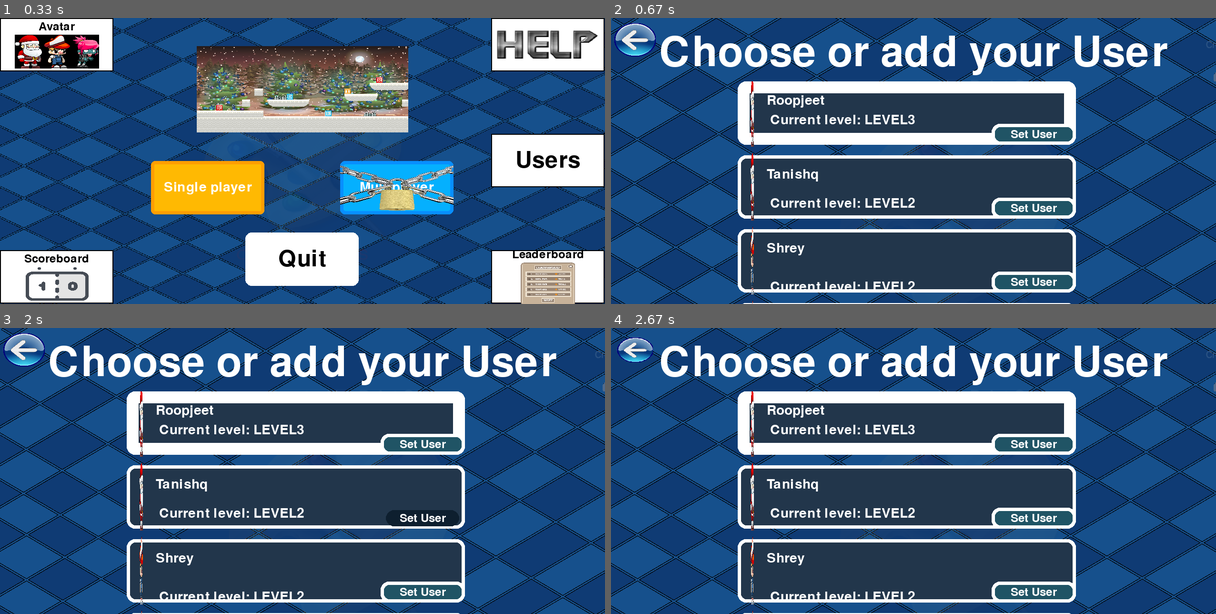
Above: before the commit, frames 1-4 (two rows, left to right).
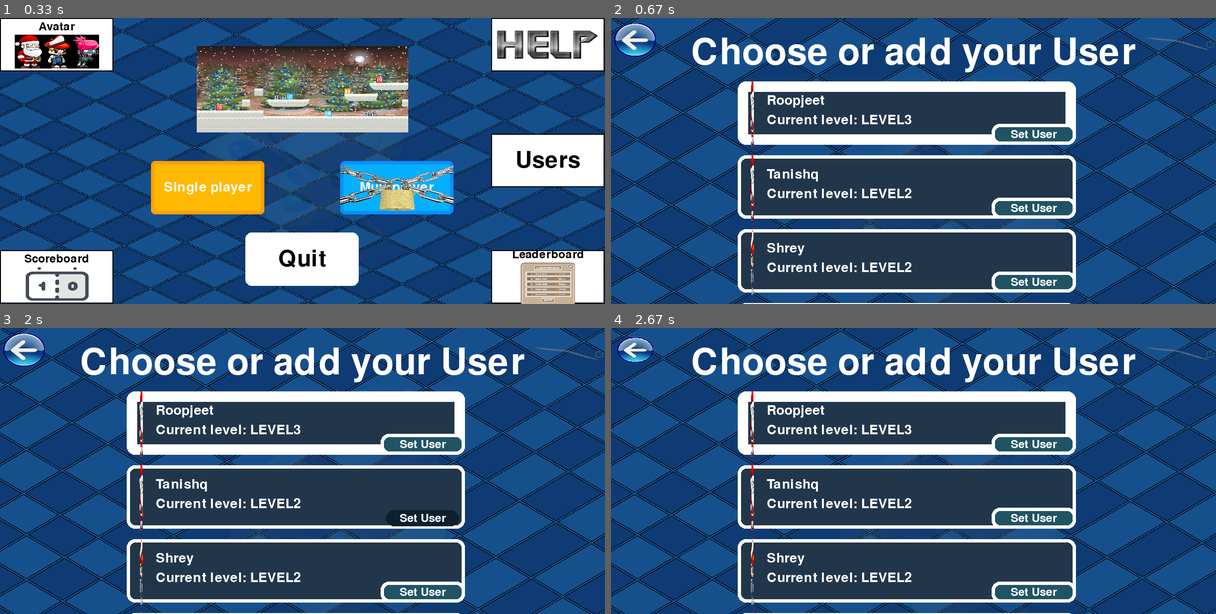
Above: after the commit, the same moments.

Repository: RoopjeetSingh/Platformer-Word-game
Game: pygame game, started from menu.py
Two runs of this game, one before a commit and one after it. Both use one fixed random seed, a clock stepped at 60 frames per second and the inputs below.
Inputs (mouse positions are in pixels of both pictures, inside the frame that each line leads up to):
- Up to frame 1 (0.33 s): no input
- Up to frame 2 (0.67 s): click (1203, 161) at 0.38 s
- Up to frame 3 (2 s): click "Set User" at 0.72 s; click "Roopjeet" at 1.05 s; press the mouse at (423, 516) at 1.92 s
- Up to frame 4 (2.67 s): move the mouse to (925, 439) at 2.02 s; release the mouse at (816, 362) at 2.15 s; press the mouse at (1034, 445) at 2.25 s; move the mouse to (883, 433) at 2.35 s; release the mouse at (732, 425) at 2.48 s; press the mouse at (635, 350) at 2.58 s

Frame 1 is identical in both runs. In frame 2, 6.2% of the frame differs, in the area x 8-100%, y 6-95%; in frame 3, 6.2%; in frame 4, 6.2%.

Commit message:
Update users.py

Diff:
--- a/users.py
+++ b/users.py
@@ -171,7 +171,7 @@
         level_font.append(font.render("Current level: " + current_level.upper(), True, (255, 255, 255)))
 
     add_user = ui_tools.Button(
-        (users_button_list[-1].rect.centerx - 120, users_button_list[-1].rect.bottom + 16, 240, 50),
+        (users_button_list[-1].rect.centerx - int(ss.SCREEN_WIDTH / 11.92), users_button_list[-1].rect.bottom + int(ss.SCREEN_WIDTH / 89.375), int(ss.SCREEN_WIDTH / 5.96), int(ss.SCREEN_WIDTH / 28.6)),
         (34, 54, 75), create_user,
         text="Add User", clicked_color=(14, 31, 47), hover_color=(28, 48, 65),
         border_color=(255, 255, 255), border_radius=int(ss.SCREEN_WIDTH / 71.5))
@@ -180,25 +180,25 @@
 
     # scrolling
     go_down = pygame.transform.scale(pygame.image.load("images/Menu_page/i02_next_button.png").convert_alpha(),
-                                     (100, 150))
+                                     (int(ss.SCREEN_WIDTH / 143), int(ss.SCREEN_WIDTH / 9.533)))
     disabled_go_down = pygame.transform.scale(
         pygame.image.load("images/Menu_page/i01_next_button.png").convert_alpha(),
-        (100, 150))
-    go_down = pygame.transform.rotate(go_down, -90)
-    disabled_go_down = pygame.transform.rotate(disabled_go_down, -90)
+        (int(ss.SCREEN_WIDTH / 143), int(ss.SCREEN_WIDTH / 9.533)))
+    go_down = pygame.transform.rotate(go_down, -int(ss.SCREEN_WIDTH / 15.889))
+    disabled_go_down = pygame.transform.rotate(disabled_go_down, -int(ss.SCREEN_WIDTH / 15.889))
     go_up = pygame.transform.flip(go_down, False, True)
     disabled_go_up = pygame.transform.flip(disabled_go_down, False, True)
     # Add rect positions for scroll_up and down
     scroller = Scroller()
     scroll_up = ui_tools.Button(
-        (1340 - go_up.get_width() / 2, 40, go_up.get_width(), go_up.get_height()),
+        (int(ss.SCREEN_WIDTH / 1.067) - go_up.get_width() / 2, int(ss.SCREEN_WIDTH / 35.75), go_up.get_width(), go_up.get_height()),
         (0, 0, 0), scroller.scroll, image=go_up, fill_bg=False, disabled_image=disabled_go_up, state_disabled=True)
     scroll_down = ui_tools.Button(
-        (1340 - go_down.get_width() / 2, 740 - go_down.get_height(), go_down.get_width(), go_down.get_height()),
+        (int(ss.SCREEN_WIDTH / 1.067) - go_down.get_width() / 2, int(ss.SCREEN_WIDTH / 1.93) - go_down.get_height(), go_down.get_width(), go_down.get_height()),
         (0, 0, 0), scroller.scroll, image=go_down, fill_bg=False,
         disabled_image=disabled_go_down, state_disabled=True, up=False)
 
-    font = pygame.font.Font(None, 128)
+    font = pygame.font.Font(None, int(ss.SCREEN_WIDTH / 11.17))
     users_text = font.render("Choose or add your User", True, (255, 255, 255))
     surface_font = pygame.Surface((ss.SCREEN_WIDTH, users_button_list[0].rect.y))
     while True:
@@ -214,7 +214,7 @@
 
         for index, value in enumerate(users_button_list):
             if index == var["current_user"][0]:
-                value.border_thickness = 25
+                value.border_thickness = int(ss.SCREEN_WIDTH / 57.2)
             else:
                 value.border_thickness = 7
         screen.blit(background, (0, 0))
@@ -245,8 +245,8 @@
             i.update(screen)
 
         for index, value in enumerate(level_font):
-            screen.blit(value, (users_button_list[-1].rect.x + users_button_list[-1].image.get_width() + 60,
-                                index * 175 + scroller.y_pos))
+            screen.blit(value, (users_button_list[-1].rect.x + users_button_list[-1].image.get_width() + int(ss.SCREEN_WIDTH / 23.833),
+                                index * int(ss.SCREEN_WIDTH / 8.17) + scroller.y_pos))
             # print(index * 175 + y_pos, y_pos, index)
         screen.blit(surface_font, (0, 0))
         pygame.display.update()
